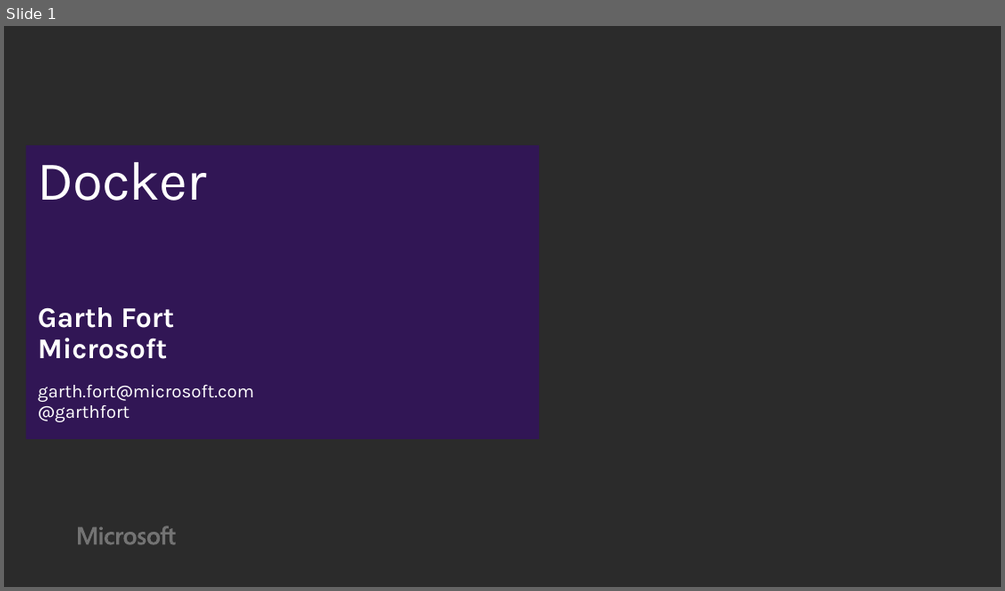
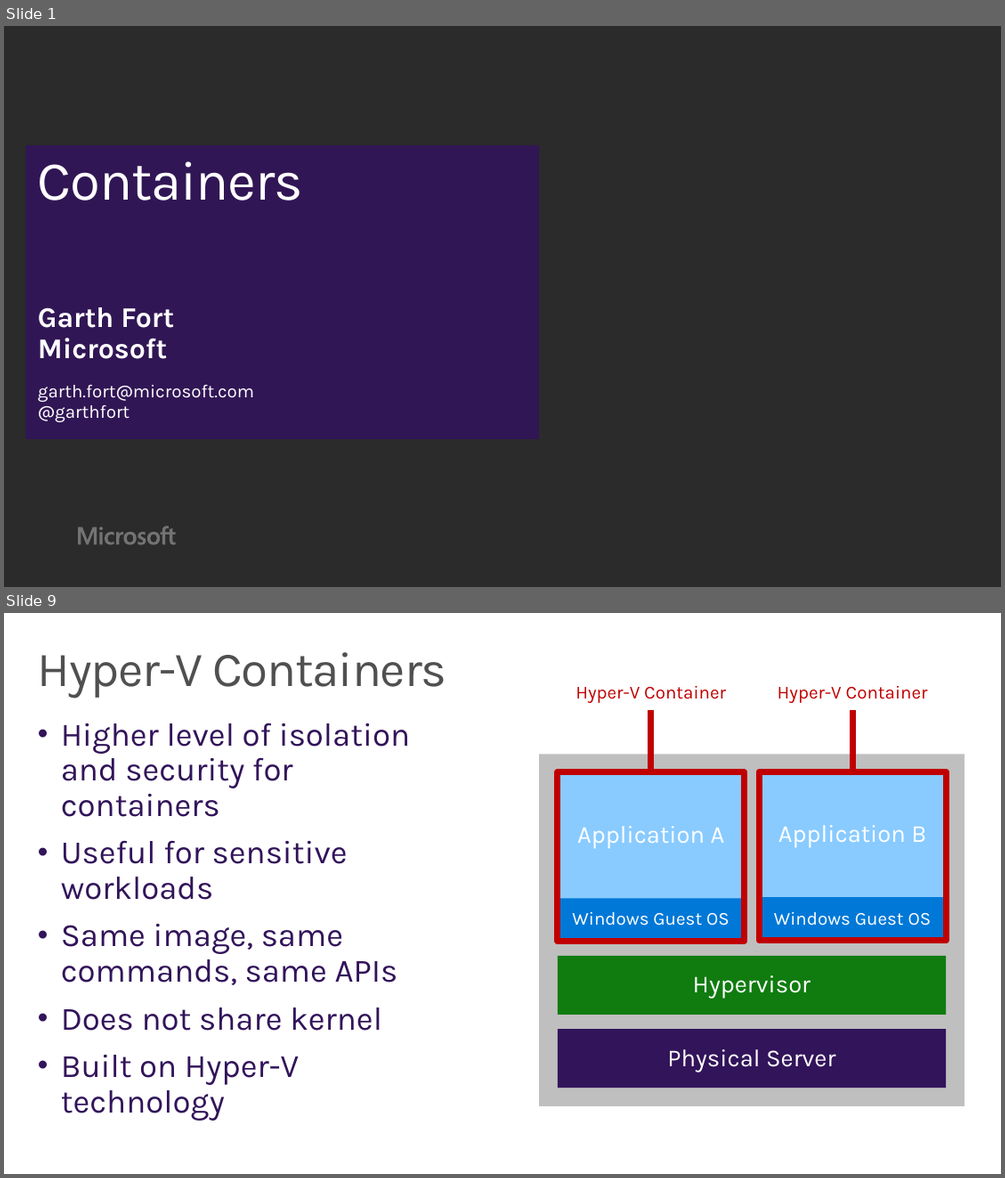
Before and after one commit to wely/DevCamp, a slide deck: Presentation/Module07-Docker.pptx. Shown one above the other, each under a label of ours: slide 1 before the commit, slides 1 and 9 after it; the slides between them are not shown. The pictures are 1005x591 and 1005x1178 pixels, drawn with LibreOffice and Linux fonts; fonts in the diff are those of the drawing; background and template pictures are left out; a plain dark background stands for a picture behind light text. Boxes give left, top, right and bottom in pixels: in the first picture for what was removed or moved away, otherwise in the second. Text is boxed around its words. In the diff, an @@ line names an element or a change of style, - is before the commit and + after.

```diff
--- a/Presentation/Module07-Docker.pptx
+++ b/Presentation/Module07-Docker.pptx
@@ slide 9 added at [4, 613, 1001, 1174], background #FFFFFF @@
@@ title added at [38, 652, 447, 698], 48 pt, text #505050 @@
+Hyper-V Containers
@@ text added at [575, 686, 726, 703], 18 pt, text #C00000 @@
+Hyper-V Container
@@ text added at [777, 686, 928, 703], 18 pt, text #C00000 @@
+Hyper-V Container
@@ line added from (651, 772) to (651, 711), #C00000 6 pt @@
@@ line added from (853, 772) to (853, 711), #C00000 6 pt @@
@@ text added at [61, 722, 410, 1120], 32 pt, text #32145A @@
+• Higher level of isolation and security for containers
+• Useful for sensitive workloads
+• Same image, same commands, same APIs
+• Does not share kernel
+• Built on Hyper-V technology
@@ rectangle added at [539, 754, 964, 1105], fill #BFBFBF @@
@@ rectangle added at [558, 772, 744, 898], fill #89CBFF, 24 pt, text #FFFFFF @@
+Application A
@@ rectangle added at [558, 772, 744, 941], outline #C00000 6 pt @@
@@ rectangle added at [759, 772, 946, 897], fill #89CBFF, 24 pt, text #FFFFFF @@
+Application B
@@ rectangle added at [759, 772, 946, 941], outline #C00000 6 pt @@
@@ rectangle added at [558, 898, 744, 941], fill #0078D7, 18 pt, text #FFFFFF @@
+Windows Guest OS
@@ rectangle added at [759, 897, 946, 941], fill #0078D7, 18 pt, text #FFFFFF @@
+Windows Guest OS
@@ rectangle added at [558, 956, 946, 1013], fill #107C10, 24 pt, text #FFFFFF @@
+Hypervisor
@@ rectangle added at [558, 1029, 946, 1087], fill #32145A, 24 pt, text #FFFFFF @@
+Physical Server
@@ slide 1 changed as well @@
@@ title at [38, 161, 303, 200]: text changed @@
-Docker
+Containers
```
Also in this commit, not shown: 27 other slides added, 1 slide removed.
